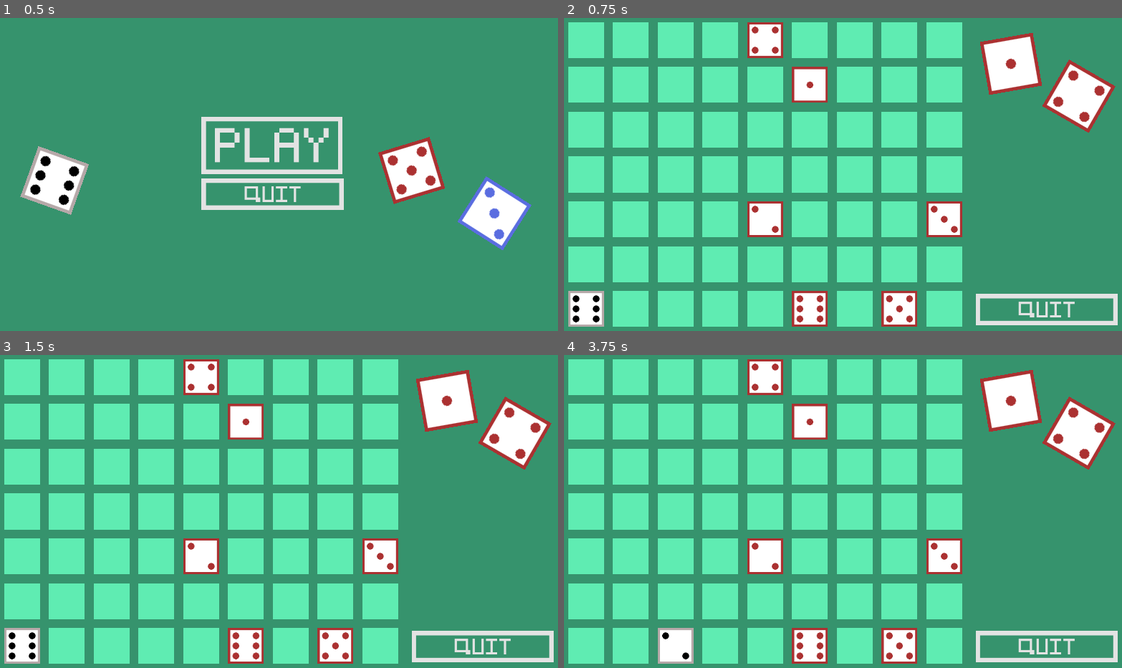
Above: before the commit, frames 1-4 (two rows, left to right).
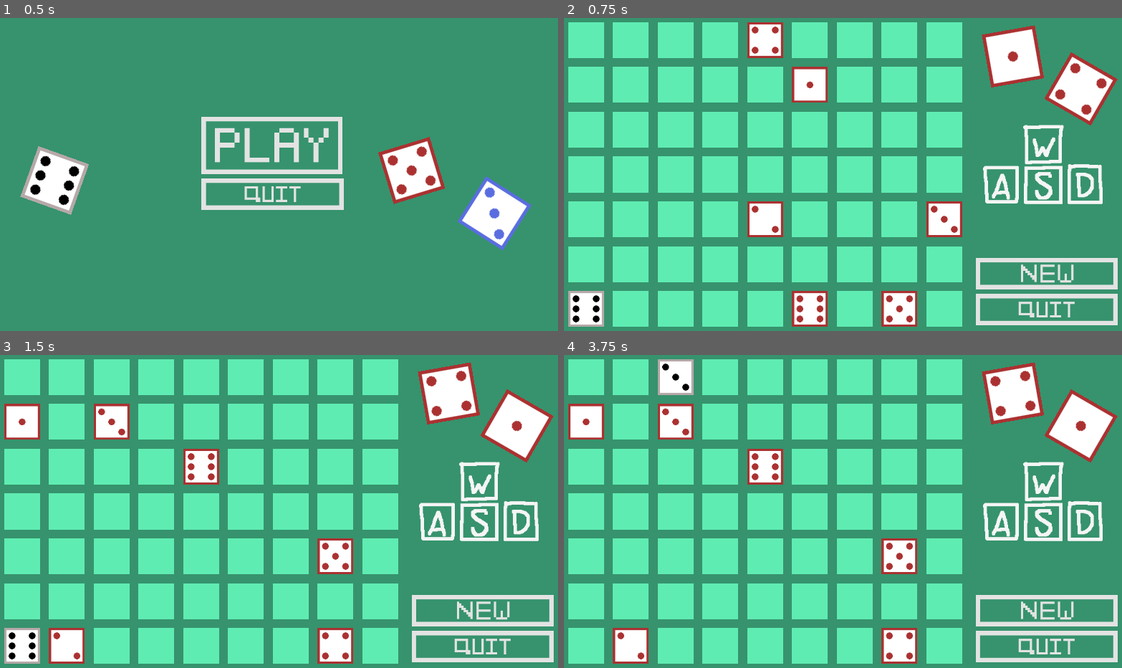
Above: after the commit, the same moments.

Repository: Dimitar100/roll-the-dice
Game: Godot game, scene res://scenes/UI.tscn
Same seed, same stepped clock (60 frames per second), same inputs: the game is played once before the commit and once after it.
Inputs (mouse positions are in pixels of both pictures, inside the frame that each line leads up to):
- Up to frame 1 (0.5 s): no input
- Up to frame 2 (0.75 s): click (837, 146) at 0.5 s
- Up to frame 3 (1.5 s): click (485, 611) at 1.27 s
- Up to frame 4 (3.75 s): tap Enter at 2, 3.5 s; hold D (ui_right) 2.03-2.78 s; tap Space at 2.75 s; hold S (ui_down) 2.78-3.53 s; hold D (ui_right) from 3.53 s (still down)

Frame 1 is identical in both runs. In frame 2, 5.1% of the frame differs, in the area x 73-100%, y 2-87%; in frame 3, 13%; in frame 4, 14%, in the area x 0-100%, y 1-99%.

Commit message:
polishing

Diff:
--- a/Level1.gd
+++ b/Level1.gd
@@ -21,3 +21,8 @@
 # warning-ignore:unused_argument
 func _process(delta):
 	pass
+
+
+func _on_TextureButton_pressed():
+# warning-ignore:return_value_discarded
+	get_tree().reload_current_scene()
--- a/scenes/GridMaker.gd
+++ b/scenes/GridMaker.gd
@@ -101,20 +101,36 @@
 
 	for n in 6:
 		dice_locations(n)
+	#matrix[dice1_x_y[1]][dice1_x_y[0]] = 1
+	#matrix[dice2_x_y[1]][dice2_x_y[0]] = 2
+	#matrix[dice3_x_y[1]][dice3_x_y[0]] = 3
+	#matrix[dice4_x_y[1]][dice4_x_y[0]] = 4
+	#matrix[dice5_x_y[1]][dice5_x_y[0]] = 5
+	#matrix[dice6_x_y[1]][dice6_x_y[0]] = 6
 
 	setup_grid()
 
-# Called every frame. 'delta' is the elapsed time since the previous frame.
+func check(var matrix_field):
+	var next = get_node("Player").i
+	if next == 7:
+		next = 1
+	if matrix_field == next || matrix_field == 0:
+		return true
+	else:
+		return false
+
 func _physics_process(_delta):
 	if Input.is_action_just_pressed("ui_up"):
 		if player[0] != 0:
-			get_node("Player").can_down = true
 			matrix_fields[player[1]][player[0]].visible = true
 			player[0] = player[0]-1
 			matrix_fields[player[1]][player[0]].visible = false
 			get_node("Player").position.y = get_node("Player").position.y - 80
 		else:
-			get_node("Player").can_up = false
+			matrix_fields[player[1]][player[0]].visible = true
+			player[0] = 6
+			matrix_fields[player[1]][player[0]].visible = false
+			get_node("Player").position.y = get_node("Player").position.y + 480
 		turn_dice()
 	elif Input.is_action_just_pressed("ui_down"):
 		if player[0] != 6:
@@ -124,7 +140,10 @@
 			matrix_fields[player[1]][player[0]].visible = false
 			get_node("Player").position.y = get_node("Player").position.y + 80
 		else:
-			get_node("Player").can_down = false
+			matrix_fields[player[1]][player[0]].visible = true
+			player[0] = 0
+			matrix_fields[player[1]][player[0]].visible = false
+			get_node("Player").position.y = get_node("Player").position.y - 480
 		turn_dice()
 	elif Input.is_action_just_pressed("ui_right"):
 		if player[1] != 8:
@@ -132,6 +151,11 @@
 			player[1] = player[1]+1
 			matrix_fields[player[1]][player[0]].visible = false
 			get_node("Player").position.x = get_node("Player").position.x + 80
+		else:
+			matrix_fields[player[1]][player[0]].visible = true
+			player[1] = 0
+			matrix_fields[player[1]][player[0]].visible = false
+			get_node("Player").position.x = get_node("Player").position.x - 640
 		turn_dice()
 	elif Input.is_action_just_pressed("ui_left"):
 		if player[1] != 0:
@@ -139,4 +163,9 @@
 			player[1] = player[1]-1
 			matrix_fields[player[1]][player[0]].visible = false
 			get_node("Player").position.x = get_node("Player").position.x - 80
+		else:
+			matrix_fields[player[1]][player[0]].visible = true
+			player[1] = 8
+			matrix_fields[player[1]][player[0]].visible = false
+			get_node("Player").position.x = get_node("Player").position.x + 640
 		turn_dice()
--- a/scenes/Level1.tscn
+++ b/scenes/Level1.tscn
@@ -15,6 +15,9 @@
 [ext_resource path="res://assets/dice_field_turned/Dice_field_turned3.png" type="Texture" id=13]
 [ext_resource path="res://assets/dice_field_turned/Dice_field_turned5.png" type="Texture" id=14]
 [ext_resource path="res://assets/dice_field_turned/Dice_field_turned2.png" type="Texture" id=15]
+[ext_resource path="res://assets/dice_field_turned/Guide_movement.png" type="Texture" id=16]
+[ext_resource path="res://assets/UI/new.png" type="Texture" id=17]
+[ext_resource path="res://assets/UI/new_hover.png" type="Texture" id=18]
 
 [sub_resource type="SpriteFrames" id=1]
 animations = [ {
@@ -93,7 +96,7 @@
 position = Vector2( 755.89, 513.336 )
 
 [node name="dice2" type="AnimatedSprite" parent="."]
-position = Vector2( -571.627, 1066.9 )
+position = Vector2( -568.059, 1053.82 )
 rotation = -0.174533
 scale = Vector2( 1.5, 1.5 )
 frames = SubResource( 1 )
@@ -101,9 +104,26 @@
 offset = Vector2( 1024.77, -472.274 )
 
 [node name="dice1" type="AnimatedSprite" parent="."]
-position = Vector2( -744.869, 5.16967 )
+position = Vector2( -741.301, -7.91161 )
 rotation = 0.523599
 scale = Vector2( 1.5, 1.5 )
 frames = SubResource( 1 )
 animation = "12"
 offset = Vector2( 1024.77, -472.274 )
+
+[node name="Guide" type="Sprite" parent="."]
+position = Vector2( 873.69, 282.737 )
+texture = ExtResource( 16 )
+
+[node name="TextureButton" type="TextureButton" parent="."]
+margin_left = 755.502
+margin_top = 448.59
+margin_right = 1011.5
+margin_bottom = 504.59
+texture_normal = ExtResource( 17 )
+texture_hover = ExtResource( 18 )
+__meta__ = {
+"_edit_use_anchors_": false
+}
+
+[connection signal="pressed" from="TextureButton" to="." method="_on_TextureButton_pressed"]
Binary file added: assets/UI/new.png
Not shown, added: assets/UI/new.png.import
Binary file added: assets/UI/new_hover.png
Not shown, added: assets/UI/new_hover.png.import
Binary file changed: assets/dice_field_turned/Guide_movement.png
Not shown: 1 places in scenes/Level1.tscn that only renumber resources
